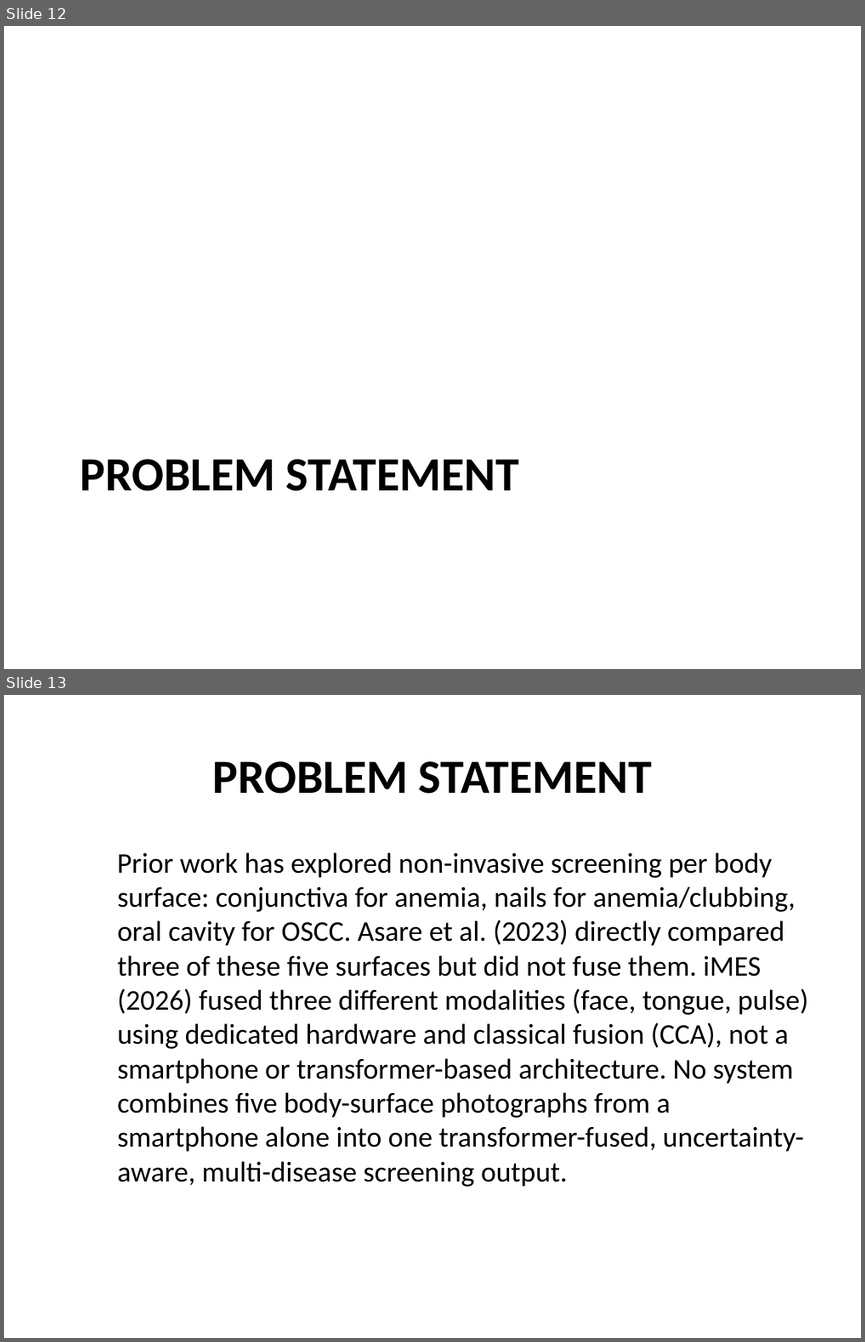
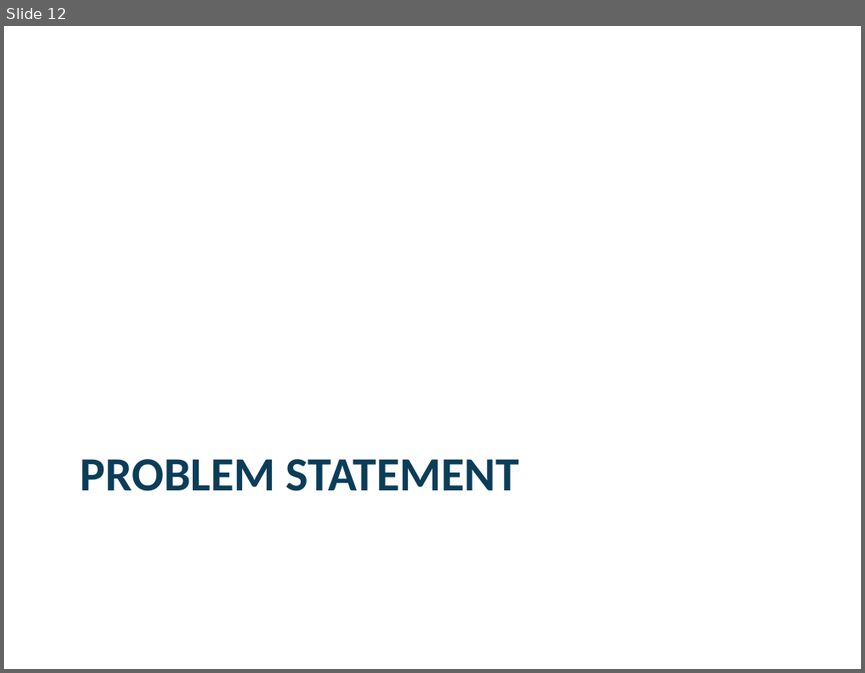
Before and after one commit to Jaffar-Kazmi/BodyScan, a slide deck: docs/proposal/slides.pptx. Shown one above the other, each under a label of ours: slides 12 and 13 before the commit, slide 12 after it. The pictures are 865x1342 and 865x673 pixels, drawn with LibreOffice and Linux fonts; fonts in the diff are those of the drawing; background and template pictures are left out. Boxes give left, top, right and bottom in pixels: in the first picture for what was removed or moved away, otherwise in the second. Text is boxed around its words. In the diff, an @@ line names an element or a change of style, - is before the commit and + after.

```diff
--- a/docs/proposal/slides.pptx
+++ b/docs/proposal/slides.pptx
@@ slide 13 removed at (4,695,861,1338), background picture (left out) @@
@@ title removed at (213,761,652,794) @@
-PROBLEM STATEMENT
@@ text removed at (117,852,808,1186) @@
-Prior work has explored non-invasive screening per body surface: conjunctiva for anemia, nails for anemia/clubbing, oral cavity for OSCC. Asare et al. (2023) directly compared three of these five surfaces but did not fuse them. iMES (2026) fused three different modalities (face, tongue, pulse) using dedicated hardware and classical fusion (CCA), not a smartphone or transformer-based architecture. No system combines five body-surface photographs from a smartphone alone into one transformer-fused, uncertainty-aware, multi-disease screening output.
@@ slide 12 changed as well @@
@@ title "PROBLEM STATEMENT" at (80,459,519,491): text colour #000000 to #0B3D59 @@
```
Also in this commit, not shown: 13 other slides changed, 9 slides added, 4 other slides removed.
